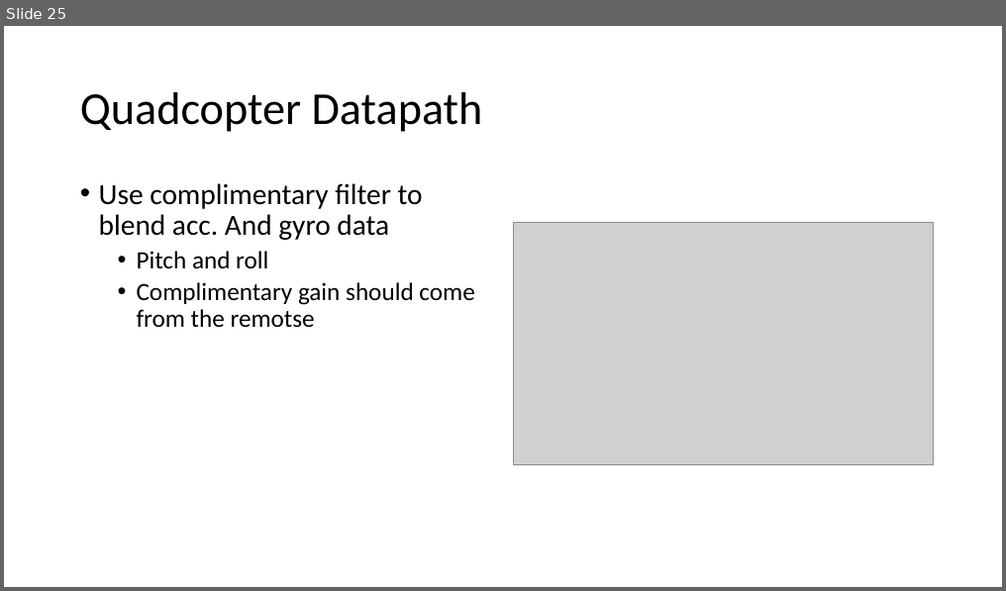
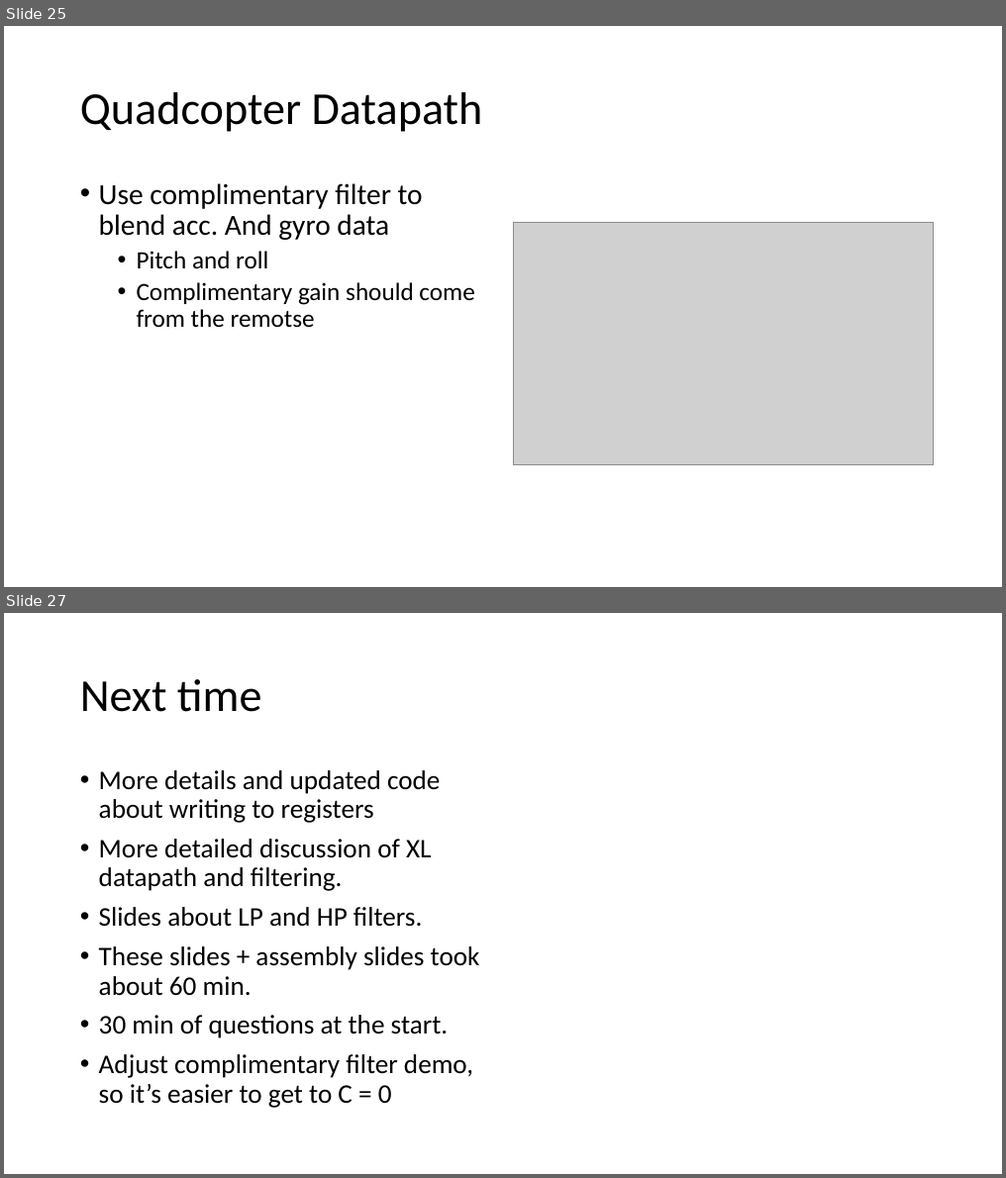
Before and after one commit to NVSL/QuadClass-Resources, a slide deck: labs/Sensing-And-Filtering/Sensing-And-Filtering.pptx. Shown one above the other, each under a label of ours: slide 25 before the commit, slides 25 and 27 after it; the slides between them are not shown. The pictures are 1006x591 and 1006x1178 pixels, drawn with LibreOffice and Linux fonts; fonts in the diff are those of the drawing; grey boxes stand for pictures. Boxes give left, top, right and bottom in pixels: in the first picture for what was removed or moved away, otherwise in the second. Text is boxed around its words. In the diff, an @@ line names an element or a change of style, - is before the commit and + after.

```diff
--- a/labs/Sensing-And-Filtering/Sensing-And-Filtering.pptx
+++ b/labs/Sensing-And-Filtering/Sensing-And-Filtering.pptx
@@ slide 27 added at [4, 613, 1002, 1174], background #FFFFFF @@
@@ title added at [80, 679, 262, 712], 44 pt, text #000000 @@
+Next time
@@ text added at [99, 770, 480, 1108], 25.9 pt, text #000000 @@
+• More details and updated code about writing to registers
+• More detailed discussion of XL datapath and filtering.
+• Slides about LP and HP filters.
+• These slides + assembly slides took about 60 min.
+• 30 min of questions at the start.
+• Adjust complimentary filter demo, so it’s easier to get to C = 0
```
Also in this commit, not shown: 20 slides changed, 2 other slides added, 1 slide removed, 4 other files.
